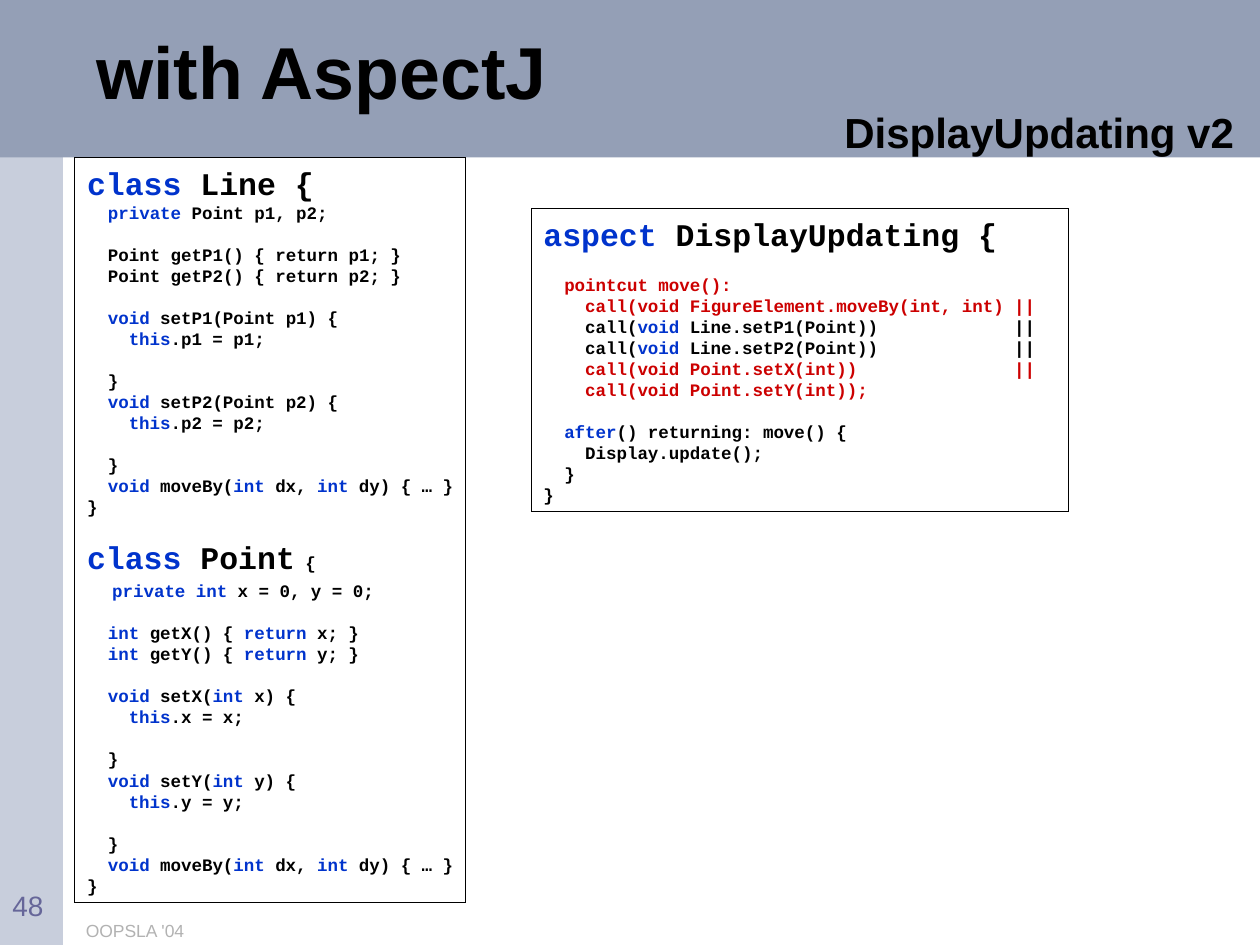
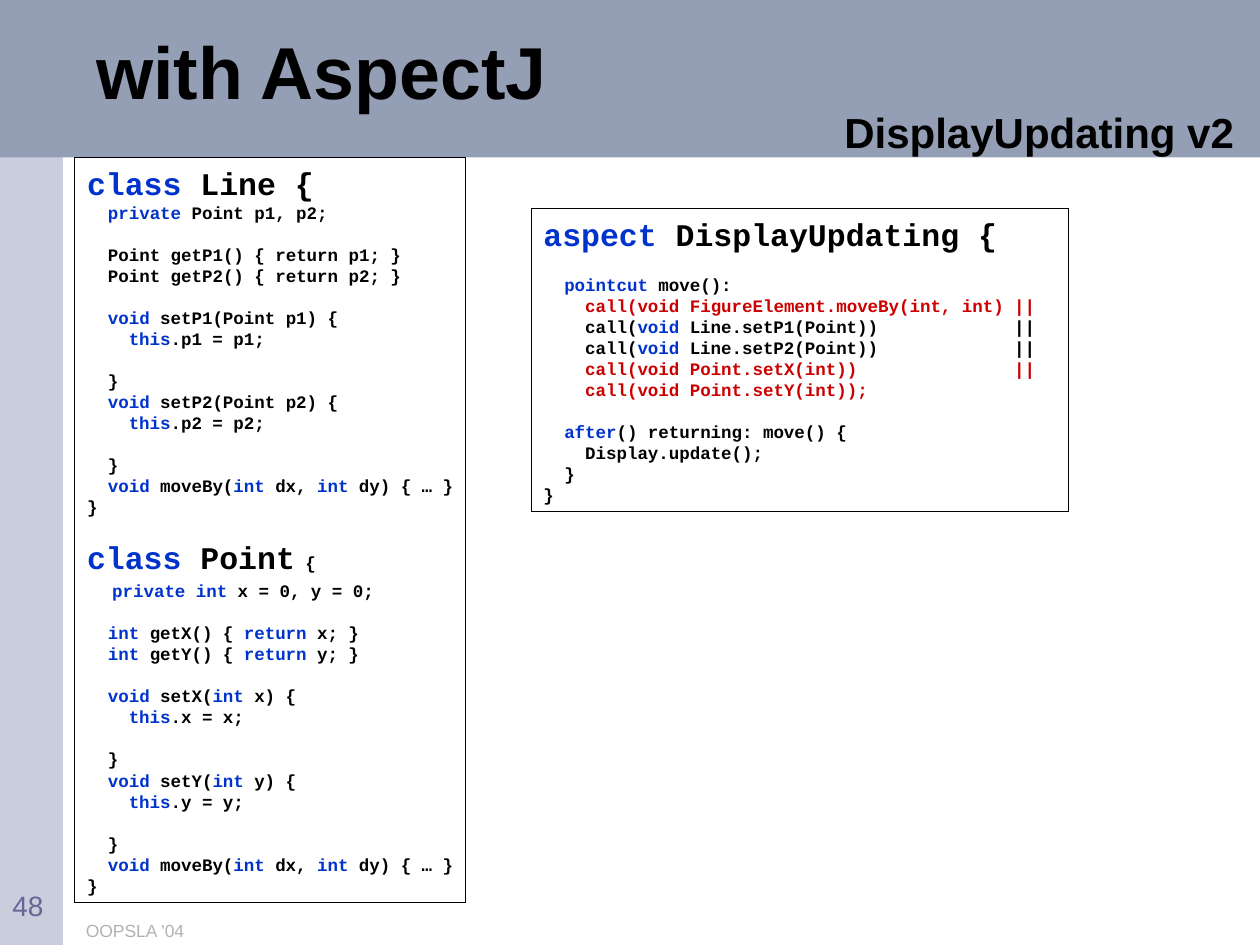
Before and after one commit to eclipse-aspectj/aspectj, a slide deck: slide 48 of docs/teaching/tutorial.ppt. Drawn at 1260x945 pixels with LibreOffice and Linux fonts; fonts in the diff are those of the drawing. Boxes give left, top, right and bottom in pixels: in the first picture for what was removed or moved away, otherwise in the second. Text is boxed around its words. In the diff, an @@ line names an element or a change of style, - is before the commit and + after.

```diff
--- a/docs/teaching/tutorial.ppt
+++ b/docs/teaching/tutorial.ppt
@@ text in rectangle at (564,279,731,295): text colour #CC0000 to #0033CC in "pointcut"; text colour #CC0000 to #000000 in "move():" @@
```
Also in this commit, not shown: 6 other slides changed.
